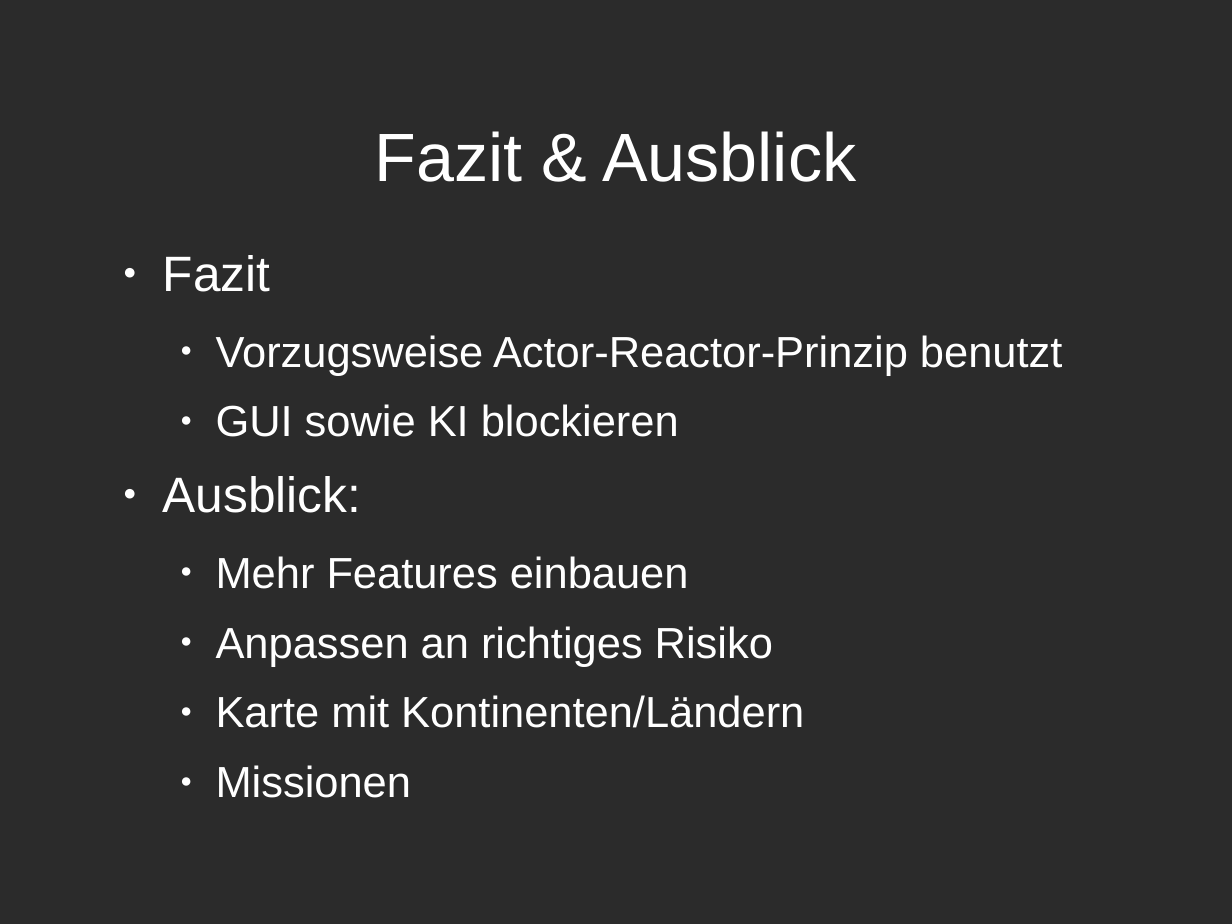
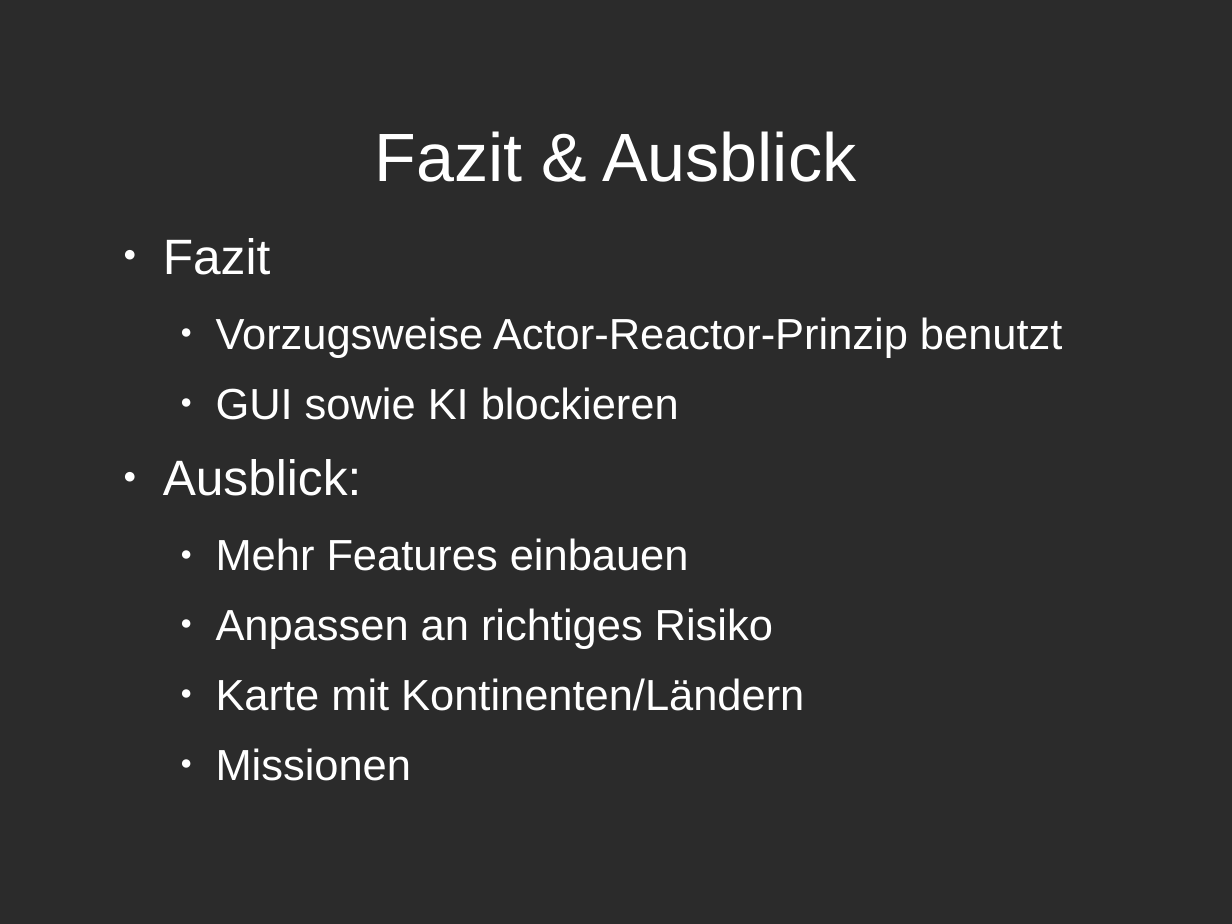
Before and after one commit to Jaykhum/dicewar, a slide deck: slide 19 of doc/Dicewars.odp. Drawn at 1232x924 pixels with LibreOffice and Linux fonts; fonts in the diff are those of the drawing; background and template pictures are left out; a plain dark background stands for a picture behind light text. Boxes give left, top, right and bottom in pixels: in the first picture for what was removed or moved away, otherwise in the second. Text is boxed around its words. In the diff, an @@ line names an element or a change of style, - is before the commit and + after.

```diff
--- a/doc/Dicewars.odp
+++ b/doc/Dicewars.odp
@@ text "Fazit" moved from (x1=163, y1=255, x2=1062, y2=798) to (x1=163, y1=238, x2=1062, y2=781) @@
```
Also in this commit, not shown: 1 other file.
